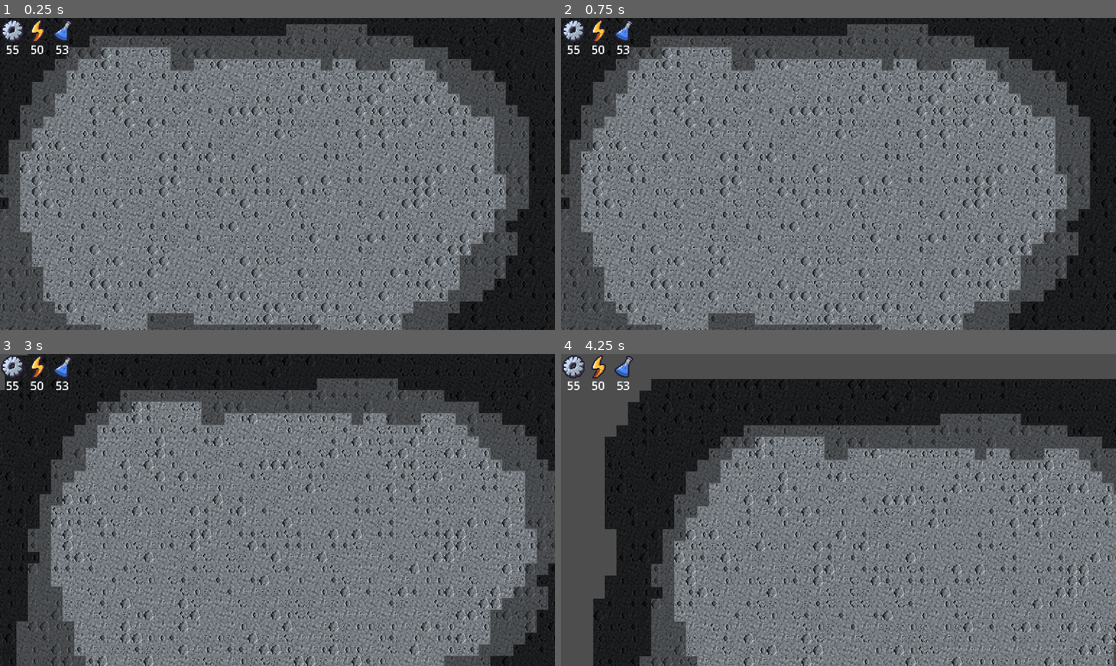
Above: before the commit, frames 1-4 (two rows, left to right).
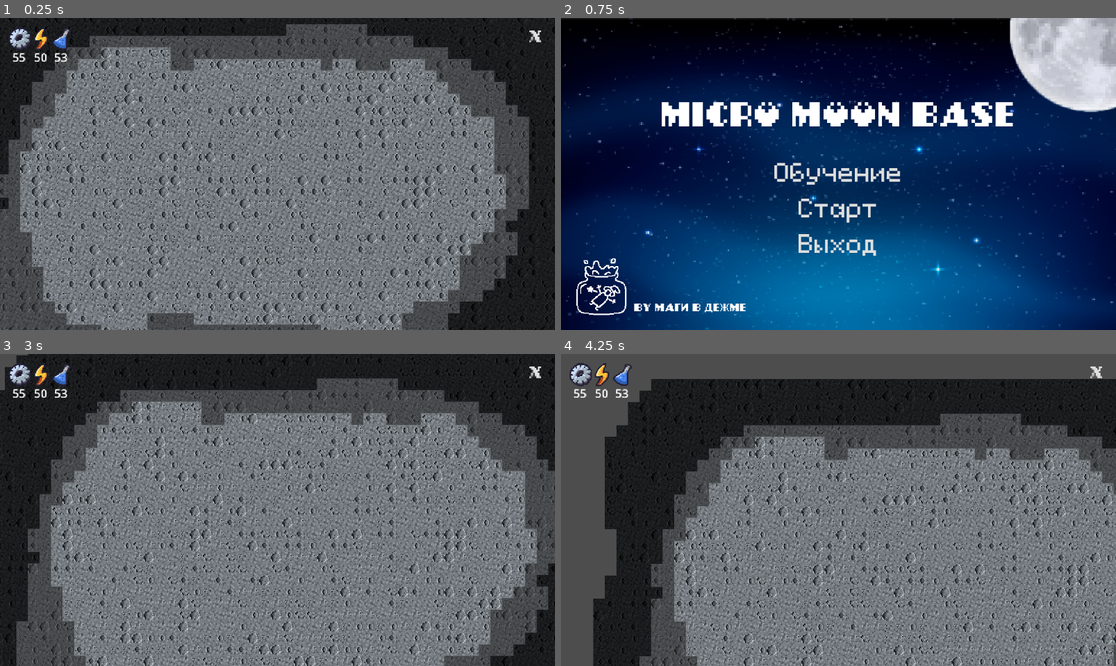
Above: after the commit, the same moments.

Repository: DigitalHelium/micro-moon-base
Game: Godot game, scene res://Assets/Scenes/Game.tscn
The game is run twice, just before and just after one commit, with the same random seed, the same clock (stepped at 60 frames per second) and the same inputs. This scene is started directly instead of the project's main scene.
Inputs (mouse positions are in pixels of both pictures, inside the frame that each line leads up to):
- Up to frame 1 (0.25 s): no input
- Up to frame 2 (0.75 s): click (1099, 36) at 0.5 s, where only the run after the commit has a clickable "X"
- Up to frame 3 (3 s): click (277, 510) at 1.25 s, where only the run after the commit has a clickable "Обучение"; tap Enter at 2 s; move the mouse to (399, 494) at 2.02 s; click (399, 494) at 2.1 s; tap Space at 2.75 s; drag from (166, 525) to (249, 572) at 2.77 s
- Up to frame 4 (4.25 s): tap Enter at 3.5 s; move the mouse to (894, 441) at 3.52 s; click (894, 441) at 3.6 s

The runs differ from the first frame. In frame 1, 0.8% of the frame differs, in the area x 0-98%, y 0-15%; in frame 2, 98%, in the area x 0-100%, y 0-100%; in frame 3, 0.8%; in frame 4, 0.9%.

Commit message:
menu by tort

Diff:
--- a/Assets/Scenes/Camera.gd
+++ b/Assets/Scenes/Camera.gd
@@ -10,6 +10,10 @@
 var min_zoom_l = -10
 var max_zoom_l = 20
 var zoom_speed_l = 0.1
+
+var pos = Vector2(20, 10)
+var pos_b = Vector2(10, 5)
+var k = 1.5
 
 @onready var metal_label = %MetalResource
 @onready var energy_label = %EnergyResource
@@ -29,7 +33,10 @@
 	if event is InputEventMouseButton:
 		if event.button_index == MOUSE_BUTTON_WHEEL_DOWN:
 			zoom = Vector2.ONE * clamp(zoom.x - zoom_speed, min_zoom, max_zoom)
-			#metal_labe.scale = Vector2(1.5, 1.5)
-			metal_label.position.x -= 30
+
+			print(get_target_position())
+			print("zoom out")
 		elif event.button_index == MOUSE_BUTTON_WHEEL_UP:
 			zoom = Vector2.ONE * clamp(zoom.x + zoom_speed, min_zoom, max_zoom)
+			print(get_target_position())
+			print("zoom in")
--- a/Assets/Scenes/Game.tscn
+++ b/Assets/Scenes/Game.tscn
@@ -9,6 +9,9 @@
 [ext_resource type="Texture2D" uid="uid://cb63gwp2d8ml6" path="res://metal.png" id="3_y468n"]
 [ext_resource type="Texture2D" uid="uid://bwda6w6su1ax" path="res://energi.png" id="4_p68tr"]
 [ext_resource type="Texture2D" uid="uid://bc83em6lfcm4t" path="res://poison.png" id="5_myffd"]
+[ext_resource type="Script" path="res://Assets/Scenes/container.gd" id="7_n6s0y"]
+[ext_resource type="FontFile" uid="uid://ci540ool1sidk" path="res://pixel-anchor-jack_0.ttf" id="10_t85vo"]
+[ext_resource type="Script" path="res://Assets/Scripts/quit_button.gd" id="12_maygy"]
 
 [sub_resource type="TileSetAtlasSource" id="TileSetAtlasSource_sqbgo"]
 texture = ExtResource("1_6vogn")
@@ -316,10 +319,10 @@
 sources/0 = SubResource("TileSetAtlasSource_buhvg")
 sources/1 = SubResource("TileSetAtlasSource_mkahn")
 
+[sub_resource type="SystemFont" id="SystemFont_ka2cy"]
+font_names = PackedStringArray("Bauhaus 93")
+
 [sub_resource type="SystemFont" id="SystemFont_nxtik"]
-font_names = PackedStringArray("Bauhaus 93")
-
-[sub_resource type="SystemFont" id="SystemFont_ka2cy"]
 font_names = PackedStringArray("Bauhaus 93")
 
 [sub_resource type="SystemFont" id="SystemFont_uxh36"]
@@ -358,46 +361,72 @@
 process_callback = 0
 script = ExtResource("3_f1j7i")
 
-[node name="EnergyResource" type="Label" parent="World/Camera2D"]
+[node name="Container" type="CanvasLayer" parent="World/Camera2D"]
+scale = Vector2(1.5, 1.5)
+transform = Transform2D(1.5, 0, 0, 1.5, 0, 0)
+script = ExtResource("7_n6s0y")
+
+[node name="Button" type="Button" parent="World/Camera2D/Container"]
+anchors_preset = 1
+anchor_left = 1.0
+anchor_right = 1.0
+offset_left = -423.333
+offset_top = 7.33333
+offset_right = -396.333
+offset_bottom = 41.3333
+grow_horizontal = 0
+theme_type_variation = &"FlatButton"
+theme_override_fonts/font = ExtResource("10_t85vo")
+text = "X"
+script = ExtResource("12_maygy")
+metadata/_edit_use_anchors_ = true
+
+[node name="ScienceResource" type="Label" parent="World/Camera2D/Container"]
 unique_name_in_owner = true
-offset_left = -346.0
-offset_top = -184.0
-offset_right = -318.0
-offset_bottom = -161.0
+offset_left = 70.6667
+offset_top = 42.6667
+offset_right = 98.6667
+offset_bottom = 61.6667
+theme_override_fonts/font = SubResource("SystemFont_ka2cy")
+text = "100"
+horizontal_alignment = 1
+metadata/_edit_use_anchors_ = true
+
+[node name="Poison" type="Sprite2D" parent="World/Camera2D/Container/ScienceResource"]
+position = Vector2(14, -13)
+texture = ExtResource("5_myffd")
+region_rect = Rect2(100, 100, 100, 100)
+
+[node name="EnergyResource" type="Label" parent="World/Camera2D/Container"]
+unique_name_in_owner = true
+offset_left = 42.6667
+offset_top = 42.6667
+offset_right = 70.6667
+offset_bottom = 61.6667
 theme_override_fonts/font = SubResource("SystemFont_nxtik")
 text = "100"
 horizontal_alignment = 1
-
-[node name="Energi" type="Sprite2D" parent="World/Camera2D/EnergyResource"]
+metadata/_edit_use_anchors_ = true
+
+[node name="Energi" type="Sprite2D" parent="World/Camera2D/Container/EnergyResource"]
 position = Vector2(12, -14)
 texture = ExtResource("4_p68tr")
 
-[node name="ScienceResource" type="Label" parent="World/Camera2D"]
+[node name="MetalResource" type="Label" parent="World/Camera2D/Container"]
 unique_name_in_owner = true
-offset_left = -311.0
-offset_top = -184.0
-offset_right = -283.0
-offset_bottom = -161.0
-theme_override_fonts/font = SubResource("SystemFont_ka2cy")
-text = "100"
-horizontal_alignment = 1
-
-[node name="Poison" type="Sprite2D" parent="World/Camera2D/ScienceResource"]
-position = Vector2(14, -13)
-texture = ExtResource("5_myffd")
-region_rect = Rect2(100, 100, 100, 100)
-
-[node name="MetalResource" type="Label" parent="World/Camera2D"]
-unique_name_in_owner = true
-offset_left = -381.0
-offset_top = -184.0
-offset_right = -351.0
-offset_bottom = -161.0
+offset_left = 12.6667
+offset_top = 42.6667
+offset_right = 40.6667
+offset_bottom = 61.6667
 theme_override_fonts/font = SubResource("SystemFont_uxh36")
 text = "100"
 label_settings = SubResource("LabelSettings_3uyj3")
 horizontal_alignment = 1
-
-[node name="Metal" type="Sprite2D" parent="World/Camera2D/MetalResource"]
+metadata/_edit_use_anchors_ = true
+
+[node name="Metal" type="Sprite2D" parent="World/Camera2D/Container/MetalResource"]
 position = Vector2(14, -14)
 texture = ExtResource("3_y468n")
+
+[connection signal="pressed" from="World/Camera2D/Container/Button" to="Systems/ResourceManager" method="_on_button_pressed"]
+[connection signal="pressed" from="World/Camera2D/Container/Button" to="World/Camera2D/Container/Button" method="_on_pressed"]
--- /dev/null
+++ b/Assets/Scenes/container.gd
@@ -0,0 +1 @@
+extends CanvasLayer
--- /dev/null
+++ b/Assets/Scenes/menu/menu.gd
@@ -0,0 +1,13 @@
+extends Control
+
+
+func _on_start_button_pressed() -> void:
+	get_tree().change_scene_to_file("res://Assets/Scenes/Game.tscn")
+
+
+func _on_teach_button_pressed() -> void:
+	get_tree().change_scene_to_file("res://Assets/Scenes/Game.tscn")
+
+
+func _on_quit_button_pressed() -> void:
+	get_tree().quit()
--- /dev/null
+++ b/Assets/Scenes/menu/menu.tscn
@@ -0,0 +1,124 @@
+[gd_scene load_steps=8 format=3 uid="uid://ckwfg4v022me4"]
+
+[ext_resource type="Script" path="res://Assets/Scenes/menu/menu.gd" id="1_t0yh7"]
+[ext_resource type="Texture2D" uid="uid://dy75267retb6d" path="res://2824536.png" id="2_h5ndd"]
+[ext_resource type="Texture2D" uid="uid://q6odhfjlpqh1" path="res://moon.png" id="3_ao4fp"]
+[ext_resource type="Texture2D" uid="uid://dsd1cp4x21skh" path="res://Magi v jame png (2).png" id="4_vgb3f"]
+[ext_resource type="FontFile" uid="uid://ci540ool1sidk" path="res://pixel-anchor-jack_0.ttf" id="5_8yq7a"]
+[ext_resource type="FontFile" uid="uid://ceo4mc4vdaot8" path="res://PixeloidMono.ttf" id="6_ui614"]
+
+[sub_resource type="Theme" id="Theme_t4idd"]
+
+[node name="Menu" type="Control"]
+layout_mode = 3
+anchors_preset = 15
+anchor_right = 1.0
+anchor_bottom = 1.0
+grow_horizontal = 2
+grow_vertical = 2
+script = ExtResource("1_t0yh7")
+
+[node name="Background" type="TextureRect" parent="."]
+layout_mode = 0
+offset_right = 1152.0
+offset_bottom = 648.0
+texture = ExtResource("2_h5ndd")
+expand_mode = 1
+
+[node name="Moon" type="TextureRect" parent="."]
+layout_mode = 0
+offset_left = 794.0
+offset_top = -271.0
+offset_right = 1406.0
+offset_bottom = 341.0
+texture = ExtResource("3_ao4fp")
+flip_h = true
+
+[node name="Logo" type="TextureRect" parent="."]
+layout_mode = 1
+anchors_preset = 8
+anchor_left = 0.5
+anchor_top = 0.5
+anchor_right = 0.5
+anchor_bottom = 0.5
+offset_left = -558.0
+offset_top = 169.0
+offset_right = 786.0
+offset_bottom = 1513.0
+grow_horizontal = 2
+grow_vertical = 2
+scale = Vector2(0.1, 0.1)
+texture = ExtResource("4_vgb3f")
+stretch_mode = 4
+
+[node name="MMB" type="Label" parent="."]
+layout_mode = 1
+anchors_preset = 5
+anchor_left = 0.5
+anchor_right = 0.5
+offset_left = -367.5
+offset_top = 153.0
+offset_right = 368.5
+offset_bottom = 233.0
+grow_horizontal = 2
+theme_override_fonts/font = ExtResource("5_8yq7a")
+theme_override_font_sizes/font_size = 50
+text = "MICRO MOON BASE"
+
+[node name="MMB2" type="Label" parent="."]
+layout_mode = 1
+anchors_preset = 5
+anchor_left = 0.5
+anchor_right = 0.5
+offset_left = -424.0
+offset_top = 586.0
+offset_right = -190.0
+offset_bottom = 612.0
+grow_horizontal = 2
+theme_override_fonts/font = ExtResource("5_8yq7a")
+theme_override_font_sizes/font_size = 16
+text = "By Маги в дежме"
+
+[node name="Menu_button" type="VBoxContainer" parent="."]
+layout_mode = 1
+anchors_preset = 8
+anchor_left = 0.5
+anchor_top = 0.5
+anchor_right = 0.5
+anchor_bottom = 0.5
+offset_left = -137.5
+offset_top = -38.0
+offset_right = 137.5
+offset_bottom = 180.0
+grow_horizontal = 2
+grow_vertical = 2
+
+[node name="TeachButton" type="Button" parent="Menu_button"]
+layout_mode = 2
+theme_type_variation = &"FlatButton"
+theme_override_colors/font_hover_color = Color(0, 0, 0, 0.392157)
+theme_override_fonts/font = ExtResource("6_ui614")
+theme_override_font_sizes/font_size = 50
+text = "Обучение"
+
+[node name="StartButton" type="Button" parent="Menu_button"]
+layout_mode = 2
+theme = SubResource("Theme_t4idd")
+theme_type_variation = &"FlatButton"
+theme_override_colors/font_hover_color = Color(0, 0, 0, 0.45098)
+theme_override_fonts/font = ExtResource("6_ui614")
+theme_override_font_sizes/font_size = 50
+text = "Старт"
+
+[node name="QuitButton" type="Button" parent="Menu_button"]
+layout_mode = 2
+theme = SubResource("Theme_t4idd")
+theme_type_variation = &"FlatButton"
+theme_override_colors/font_hover_color = Color(0, 0, 0, 0.513726)
+theme_override_fonts/font = ExtResource("6_ui614")
+theme_override_font_sizes/font_size = 50
+text = "Выход"
+
+[connection signal="pressed" from="Menu_button/TeachButton" to="." method="_on_teach_button_pressed"]
+[connection signal="pressed" from="Menu_button/StartButton" to="." method="_on_start_button_pressed"]
+[connection signal="pressed" from="Menu_button/QuitButton" to="." method="_on_quit_button_pressed"]
--- /dev/null
+++ b/Assets/Scripts/quit_button.gd
@@ -0,0 +1,5 @@
+extends Button
+
+
+func _on_pressed() -> void:
+	get_tree().change_scene_to_file("res://Assets/Scenes/menu/menu.tscn")
Binary file added: 2824536.png
Not shown, added: 2824536.png.import
Binary file added: 71d8bb73135b2b07af0b575d43a67fe3.gif
Not shown: 1 places in Assets/Scenes/Game.tscn that only renumber resources
Binary file added: Assets/Scenes/c4ae9df6ba76f0808bbb965c6c6346d4.gif
Binary file added: Magi v jame png (2).png
Not shown, added: Magi v jame png (2).png.import
Binary file added: PixeloidMono.ttf
Not shown, added: PixeloidMono.ttf.import
Binary file added: magi v jame.png
Not shown, added: magi v jame.png.import
Binary file added: moon.png
(and 3 more such lines)
